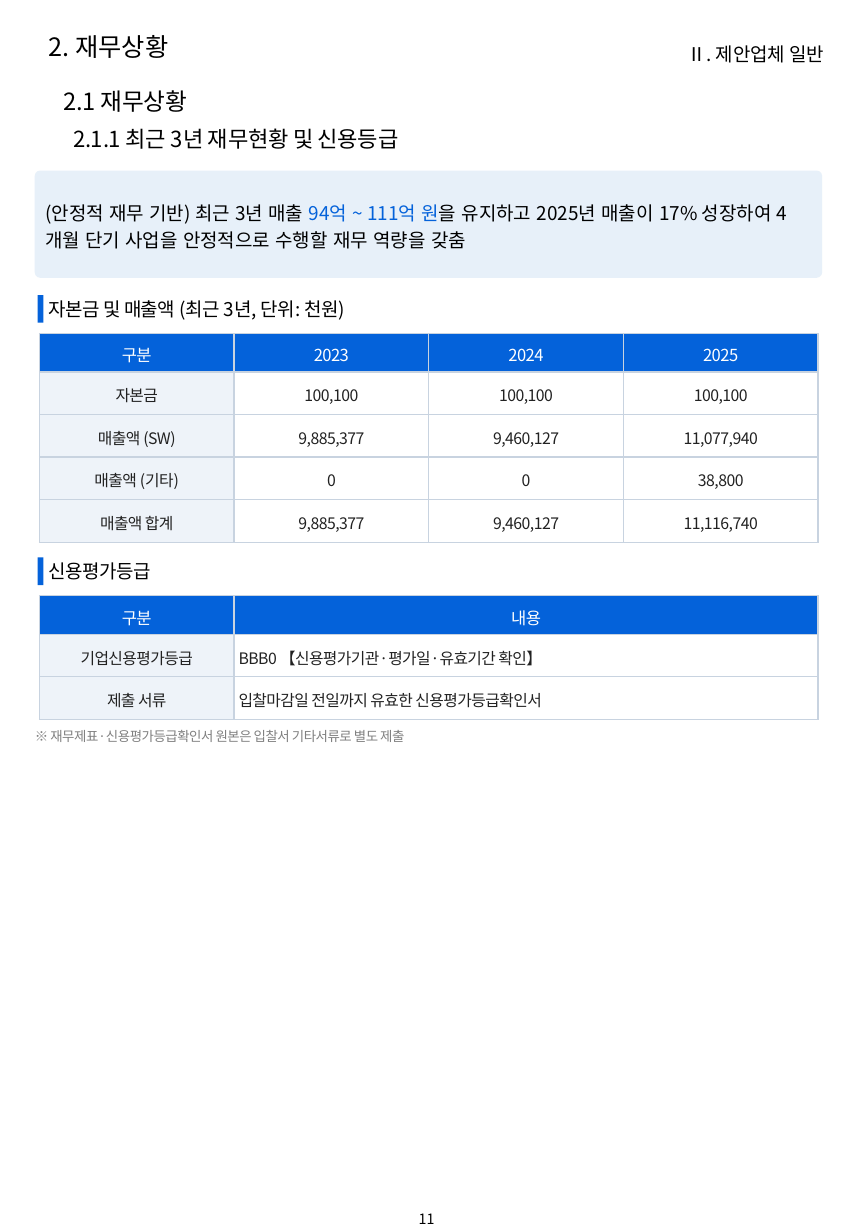
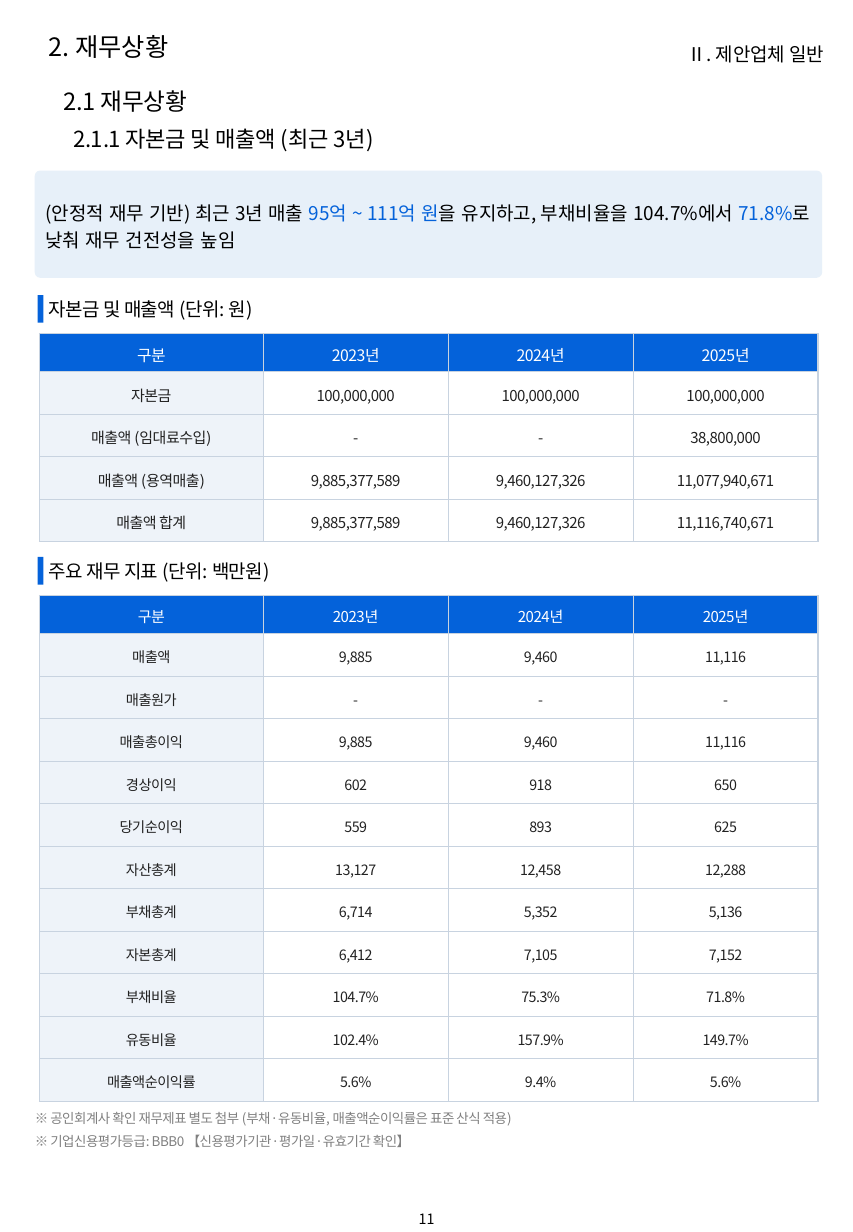
Before and after one commit to hwangsteeve-tech/hbjw, a slide deck: slide 11 of proposals/2026-08_kribb-ai-platform/kribb_proposal.pptx. Drawn at 853x1232 pixels with LibreOffice and Linux fonts; fonts in the diff are those of the drawing; background and template pictures are left out. Boxes give left, top, right and bottom in pixels: in the first picture for what was removed or moved away, otherwise in the second. Text is boxed around its words. In the diff, an @@ line names an element or a change of style, - is before the commit and + after.

```diff
--- a/proposals/2026-08_kribb-ai-platform/kribb_proposal.pptx
+++ b/proposals/2026-08_kribb-ai-platform/kribb_proposal.pptx
@@ text at bbox=[73, 128, 373, 151]: text changed @@
-  2.1.1 최근 3년 재무현황 및 신용등급
+  2.1.1 자본금 및 매출액 (최근 3년)
@@ text in rounded rectangle at bbox=[45, 204, 810, 249]: text changed @@
-(안정적 재무 기반) 최근 3년 매출 94억 ~ 111억 원을 유지하고 2025년 매출이 17% 성장하여 4개월 단기 사업을 안정적으로 수행할 재무 역량을 갖춤
+(안정적 재무 기반) 최근 3년 매출 95억 ~ 111억 원을 유지하고, 부채비율을 104.7%에서 71.8%로 낮춰 재무 건전성을 높임
@@ text at bbox=[49, 300, 253, 320]: text changed @@
-자본금 및 매출액 (최근 3년, 단위: 천원)
+자본금 및 매출액 (단위: 원)
@@ table at bbox=[40, 333, 820, 541] @@
-row 1: 구분 | 2023 | 2024 | 2025
+row 1: 구분 | 2023년 | 2024년 | 2025년
-row 2: 자본금 | 100,100 | 100,100 | 100,100
+row 2: 자본금 | 100,000,000 | 100,000,000 | 100,000,000
-row 3: 매출액 (SW) | 9,885,377 | 9,460,127 | 11,077,940
+row 3: 매출액 (임대료수입) | - | - | 38,800,000
-row 4: 매출액 (기타) | 0 | 0 | 38,800
+row 4: 매출액 (용역매출) | 9,885,377,589 | 9,460,127,326 | 11,077,940,671
-row 5: 매출액 합계 | 9,885,377 | 9,460,127 | 11,116,740
+row 5: 매출액 합계 | 9,885,377,589 | 9,460,127,326 | 11,116,740,671
@@ size 10.5 to 10 pt in "구분" @@
@@ size 10 to 9.5 pt in "자본금", "매출액 합계" @@
@@ text at bbox=[49, 562, 270, 582]: text changed @@
-신용평가등급
+주요 재무 지표 (단위: 백만원)
@@ table at bbox=[40, 596, 820, 1102] @@
-구분 | 내용
-기업신용평가등급 | BBB0 【신용평가기관·평가일·유효기간 확인】
-제출 서류 | 입찰마감일 전일까지 유효한 신용평가등급확인서
+구분 | 2023년 | 2024년 | 2025년
+매출액 | 9,885 | 9,460 | 11,116
+매출원가 | - | - | -
+매출총이익 | 9,885 | 9,460 | 11,116
+경상이익 | 602 | 918 | 650
+당기순이익 | 559 | 893 | 625
+자산총계 | 13,127 | 12,458 | 12,288
+부채총계 | 6,714 | 5,352 | 5,136
+자본총계 | 6,412 | 7,105 | 7,152
+부채비율 | 104.7% | 75.3% | 71.8%
+유동비율 | 102.4% | 157.9% | 149.7%
+매출액순이익률 | 5.6% | 9.4% | 5.6%
@@ text at bbox=[50, 1112, 512, 1125]: text changed @@
-※ 재무제표·신용평가등급확인서 원본은 입찰서 기타서류로 별도 제출
+※ 공인회계사 확인 재무제표 별도 첨부 (부채·유동비율, 매출액순이익률은 표준 산식 적용)
@@ text added at bbox=[50, 1134, 410, 1147], 8.5 pt, text #808080 @@
+※ 기업신용평가등급: BBB0 【신용평가기관·평가일·유효기간 확인】
```
Also in this commit, not shown: 2 other slides changed, 25 other files.
